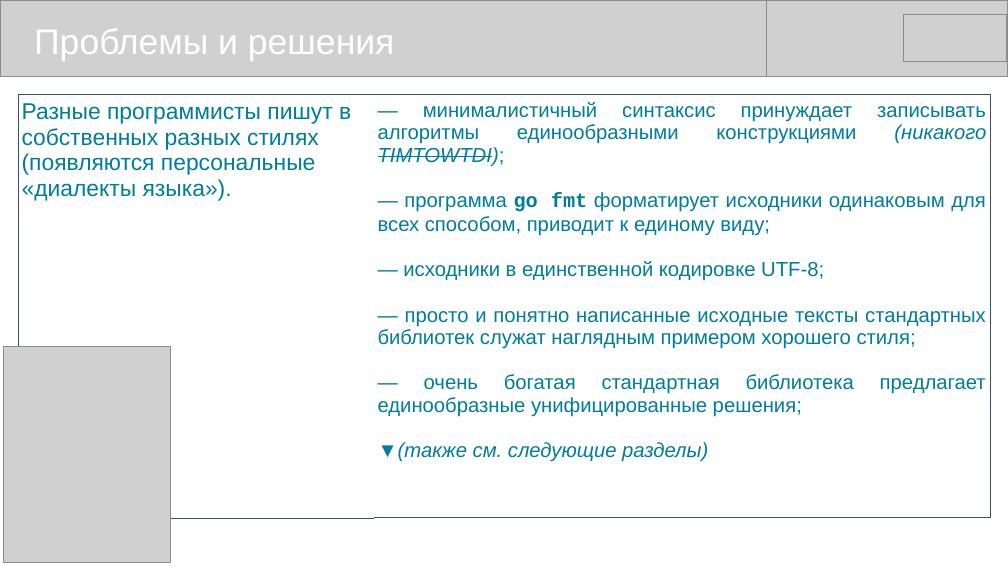
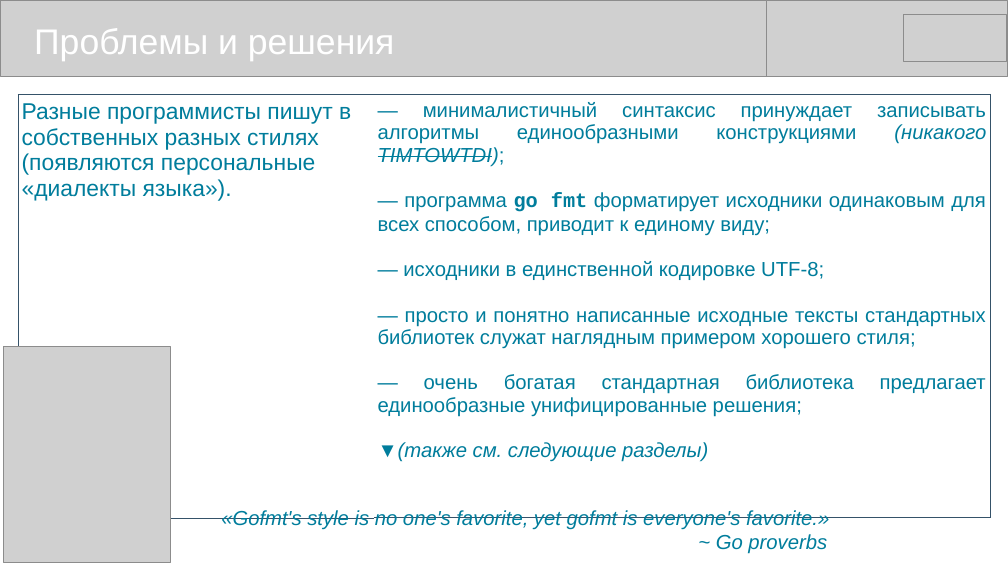
Before and after one commit to mike-shock/Go_language, a slide deck: slide 7 of view/Go_View.odp. Drawn at 1008x567 pixels with LibreOffice and Linux fonts; fonts in the diff are those of the drawing; grey boxes stand for pictures. Boxes give left, top, right and bottom in pixels: in the first picture for what was removed or moved away, otherwise in the second. Text is boxed around its words. In the diff, an @@ line names an element or a change of style, - is before the commit and + after.

```diff
--- a/view/Go_View.odp
+++ b/view/Go_View.odp
@@ text added at [221, 510, 829, 554], 16 pt, text #007D9C, italic @@
+«Gofmt's style is no one's favorite, yet gofmt is everyone's favorite.»
+~ Go proverbs
```
Also in this commit, not shown: 2 other files.
